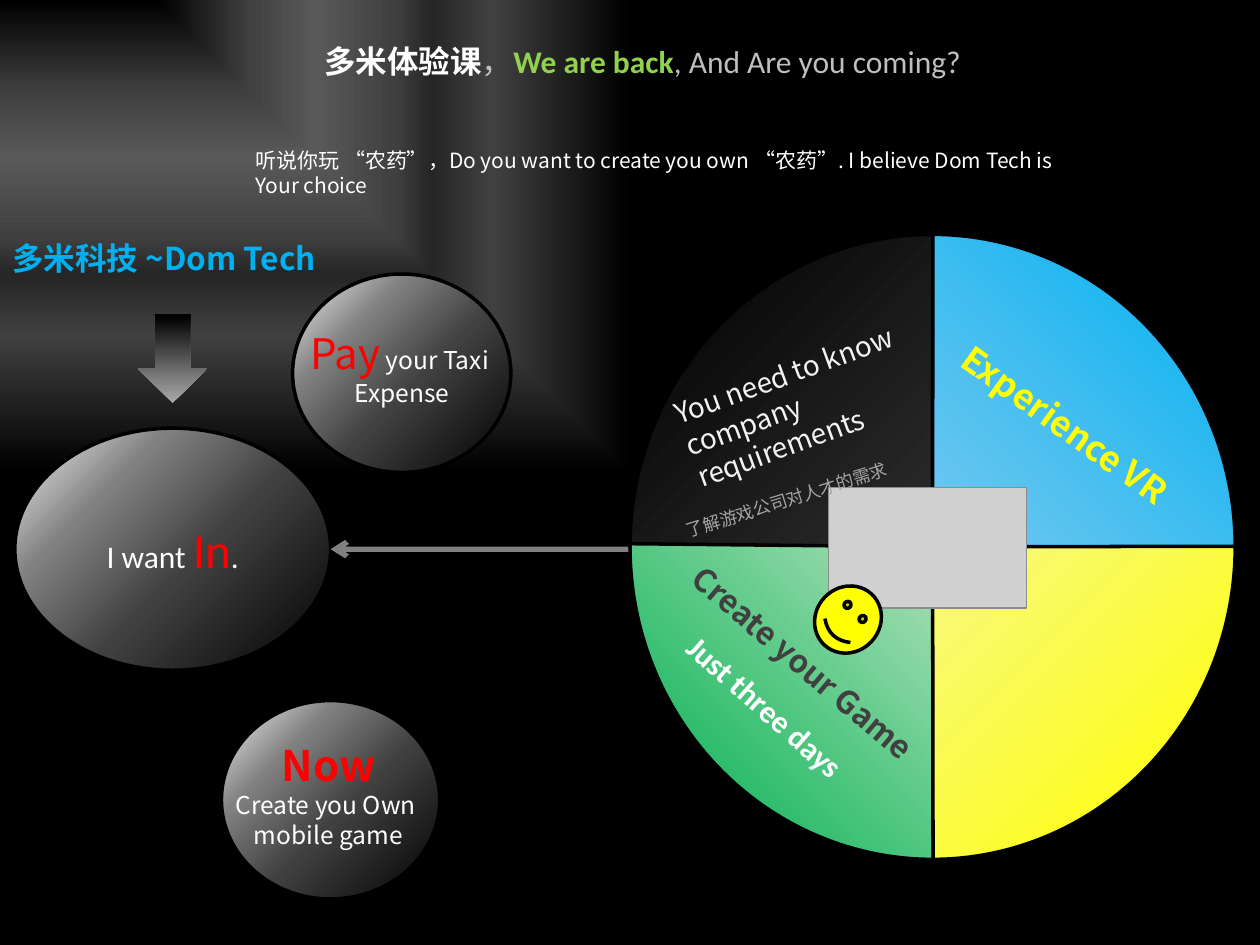
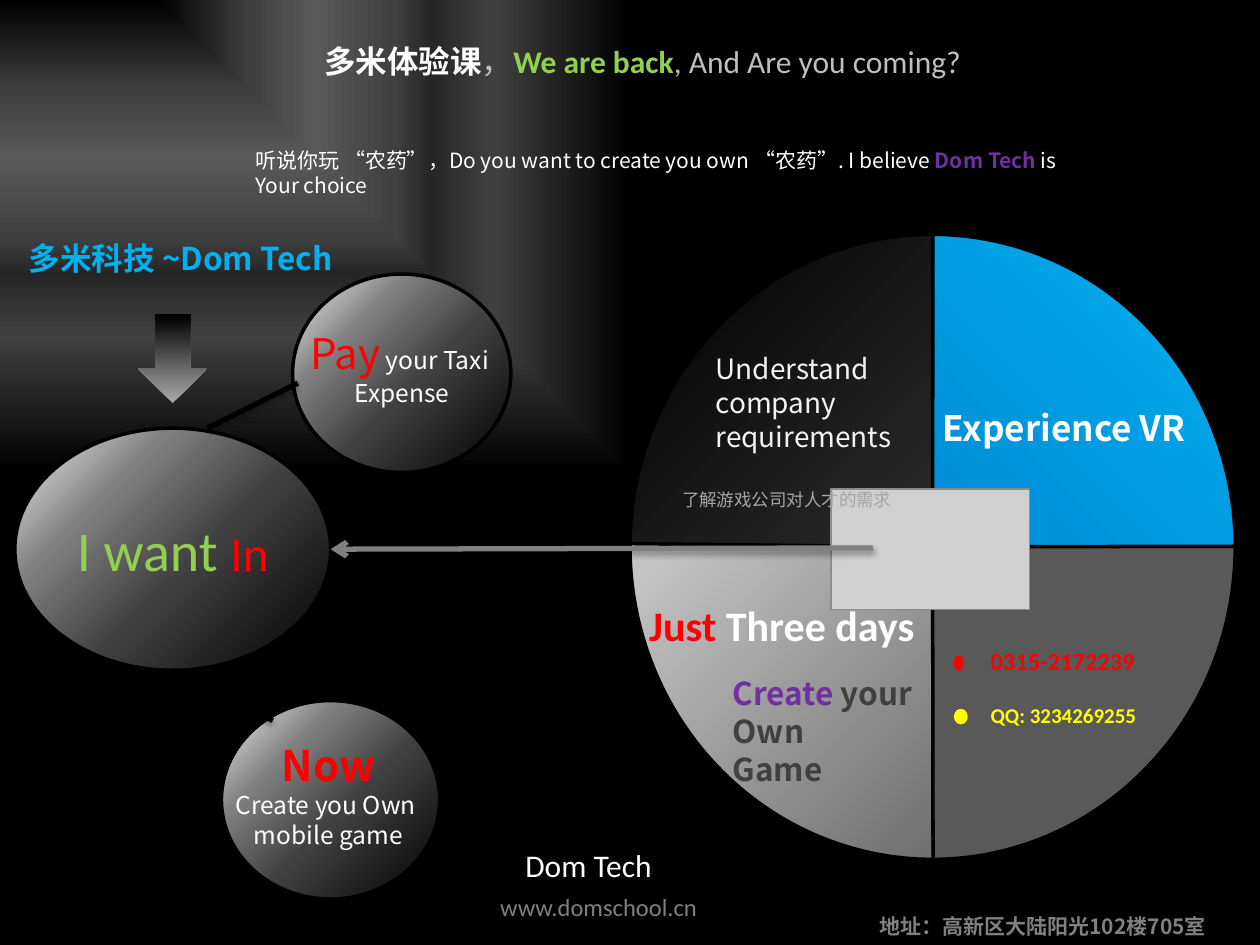
Before and after one commit to domtech/WorkFlow, a slide deck: slide 1 of dom 宣传页.pptx. Drawn at 1260x945 pixels with LibreOffice and Linux fonts; fonts in the diff are those of the drawing; grey boxes stand for pictures. Boxes give left, top, right and bottom in pixels: in the first picture for what was removed or moved away, otherwise in the second. Text is boxed around its words. In the diff, an @@ line names an element or a change of style, - is before the commit and + after.

```diff
--- a/dom 宣传页.pptx
+++ b/dom 宣传页.pptx
@@ text "听说你玩 “农药”，Do you want to ..." at bbox=[255, 150, 1057, 193]: text colour #FFFFFF to #7030A0, bold on in "Dom Tech" @@
@@ text "多米科技 ~Dom Tech": place and size @@
-text "多米科技 ~Dom Tech" at bbox=[12, 243, 316, 273]
+text "多米科技 ~Dom Tech" at bbox=[29, 243, 332, 273]
@@ pie slice (boxed as its full ellipse) at bbox=[630, 234, 1235, 859]: fill gradient #C6D9F1 to #00B0F0 to gradient #0070C0 to #00B0F0 @@
@@ pie slice (boxed as its full ellipse) at bbox=[630, 234, 1235, 859]: fill gradient #FFFFFF to #EBF1DE to #00B050 to gradient #595959 to #F2F2F2 @@
@@ pie slice (boxed as its full ellipse) at bbox=[630, 234, 1235, 859]: fill gradient #F2F2F2 to #FFFF00 to gradient #FFFF00 to #000000 to #595959 @@
@@ text "Understand": place and size @@
-text "Understand" at bbox=[679, 395, 724, 432]
+text "Understand" at bbox=[716, 356, 892, 454]
@@ text "Understand" at bbox=[716, 356, 892, 454]: rotation 339 to 0 degrees @@
@@ text at bbox=[716, 356, 869, 380]: text changed @@
-You need to know
+Understand
@@ line added from (208, 428) to (297, 383), #000000 3 pt @@
@@ text "Experience VR": place and size @@
-text "Experience VR" at bbox=[940, 325, 1198, 532]
+text "Experience VR" at bbox=[943, 412, 1186, 449]
@@ text "Experience VR" at bbox=[943, 412, 1186, 449]: text colour #FFFF00 to #FFFFFF; rotation 35 to 0 degrees @@
@@ text "了解游戏公司对人才的需求": place and size @@
-text "了解游戏公司对人才的需求" at bbox=[689, 515, 722, 537]
+text "了解游戏公司对人才的需求" at bbox=[682, 488, 891, 511]
@@ text "了解游戏公司对人才的需求" at bbox=[682, 488, 891, 511]: rotation 342 to 0 degrees @@
@@ picture: place and size @@
-picture at bbox=[828, 488, 1026, 607]
+picture at bbox=[832, 489, 1029, 609]
@@ text in ellipse at bbox=[77, 535, 268, 571]: text changed; size 18 to 32 pt; text colour #FFFFFF to #92D050 @@
-I want In.
+I want In
@@ arrow moved from (804, 549) - (330, 549) to (873, 548) - (330, 549) @@
@@ text "Just Three days" at bbox=[649, 607, 914, 652]: rotation 41 to 0 degrees @@
@@ smiley face removed at bbox=[800, 572, 894, 667] @@
@@ text at bbox=[649, 607, 914, 652]: text changed; size 18 to 24 pt @@
-Just three days
+Just Three days
@@ ellipse added at bbox=[955, 658, 961, 669], fill #FF0000, outline #FF0000 2 pt @@
@@ text added at bbox=[991, 654, 1135, 670], 14 pt, text #FF0000, bold @@
+0315-2172239
@@ line added from (173, 670) to (273, 721), #000000 3 pt @@
@@ text "Create your" at bbox=[733, 681, 912, 790]: rotation 40 to 0 degrees @@
@@ text at bbox=[733, 681, 912, 790]: text changed @@
-Create your Game
+Create your
+Own
+Game
@@ ellipse added at bbox=[955, 711, 965, 723], fill #FFFF00, outline #FFFF00 2 pt @@
@@ text added at bbox=[991, 708, 1136, 726], 12 pt, text #FFFF00, bold @@
+QQ: 3234269255
@@ text added at bbox=[525, 855, 652, 878], 18 pt, text #FFFFFF @@
+Dom Tech
@@ text added at bbox=[500, 899, 697, 916], 14 pt, text #808080 @@
+www.domschool.cn
@@ text added at bbox=[880, 916, 1206, 936], 12 pt, text #808080, bold @@
+地址：高新区大陆阳光102楼705室
```
Also in this commit, not shown: 1 slide added.
